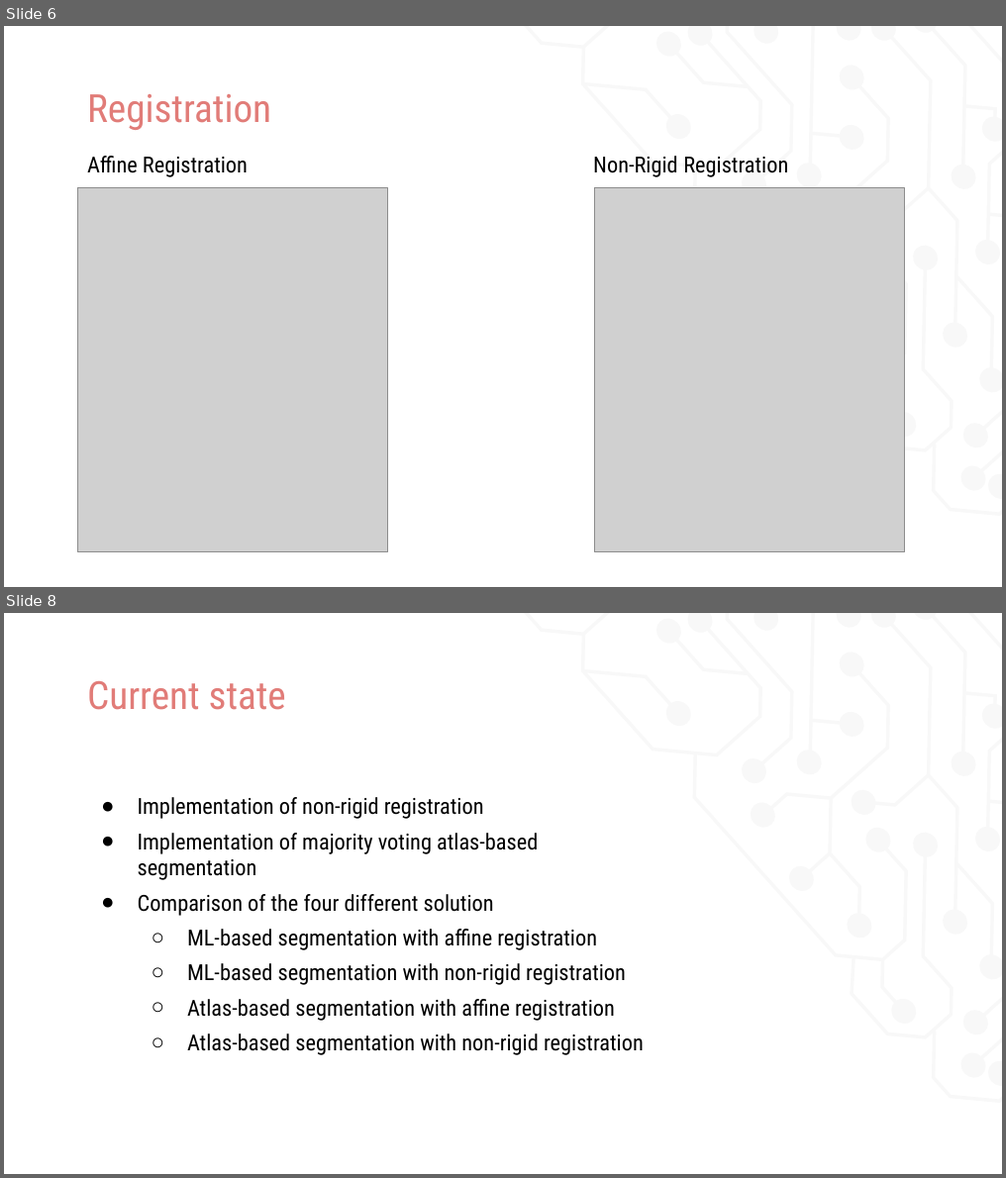
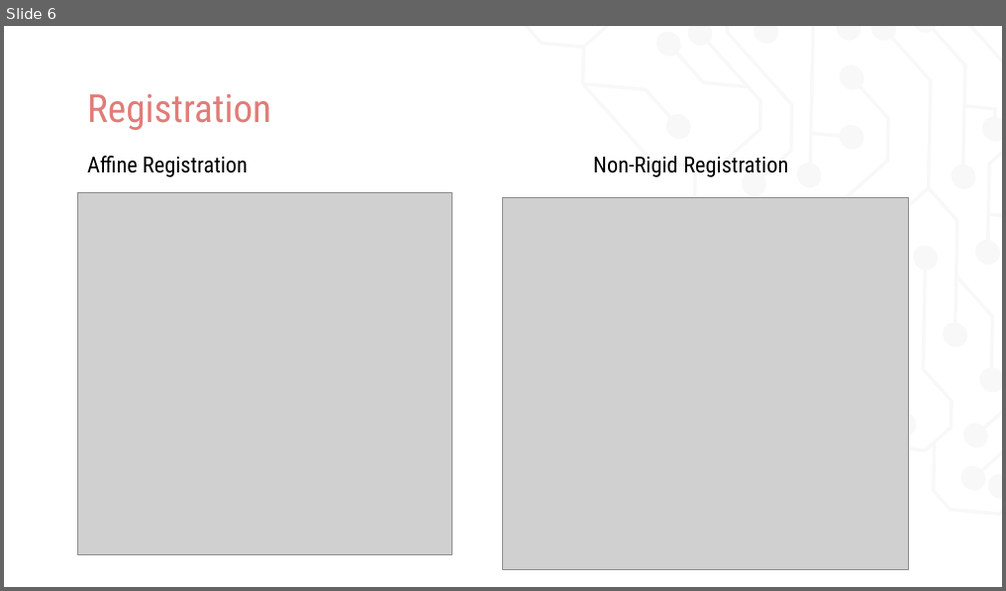
Before and after one commit to uro1012/MIALab, a slide deck: presentation/Presentation_valerioMollet.pptx. Shown one above the other, each under a label of ours: slides 6 and 8 before the commit, slide 6 after it; the slides between them are not shown. The pictures are 1006x1178 and 1006x591 pixels, drawn with LibreOffice and Linux fonts; fonts in the diff are those of the drawing; grey boxes stand for pictures. Boxes give left, top, right and bottom in pixels: in the first picture for what was removed or moved away, otherwise in the second. Text is boxed around its words. In the diff, an @@ line names an element or a change of style, - is before the commit and + after.

```diff
--- a/presentation/Presentation_valerioMollet.pptx
+++ b/presentation/Presentation_valerioMollet.pptx
@@ slide 8 removed at [4,613,1002,1174], background #FFFFFF; not listed: 5 template elements that a slide beside it also shows @@
@@ title removed at [87,681,286,710] @@
-Current state
@@ text removed at [138,797,644,1056] @@
-● Implementation of non-rigid registration
-● Implementation of majority voting atlas-based segmentation
-● Comparison of the four different solution
-  ○ ML-based segmentation with affine registration
-  ○ ML-based segmentation with non-rigid registration
-  ○ Atlas-based segmentation with affine registration
-  ○ Atlas-based segmentation with non-rigid registration
@@ slide 6 changed as well @@
@@ picture: place and size @@
-picture at [78,188,388,553]
+picture at [78,192,453,555]
@@ picture: place and size @@
-picture at [595,188,905,553]
+picture at [503,197,908,570]
```
Also in this commit, not shown: 2 other slides changed, 3 slides added, 6 other slides removed.
